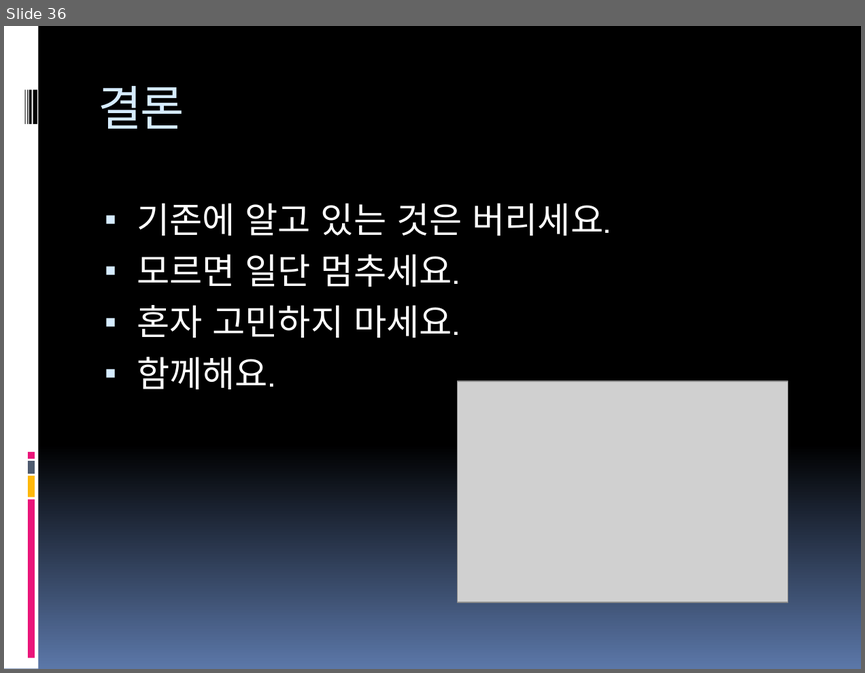
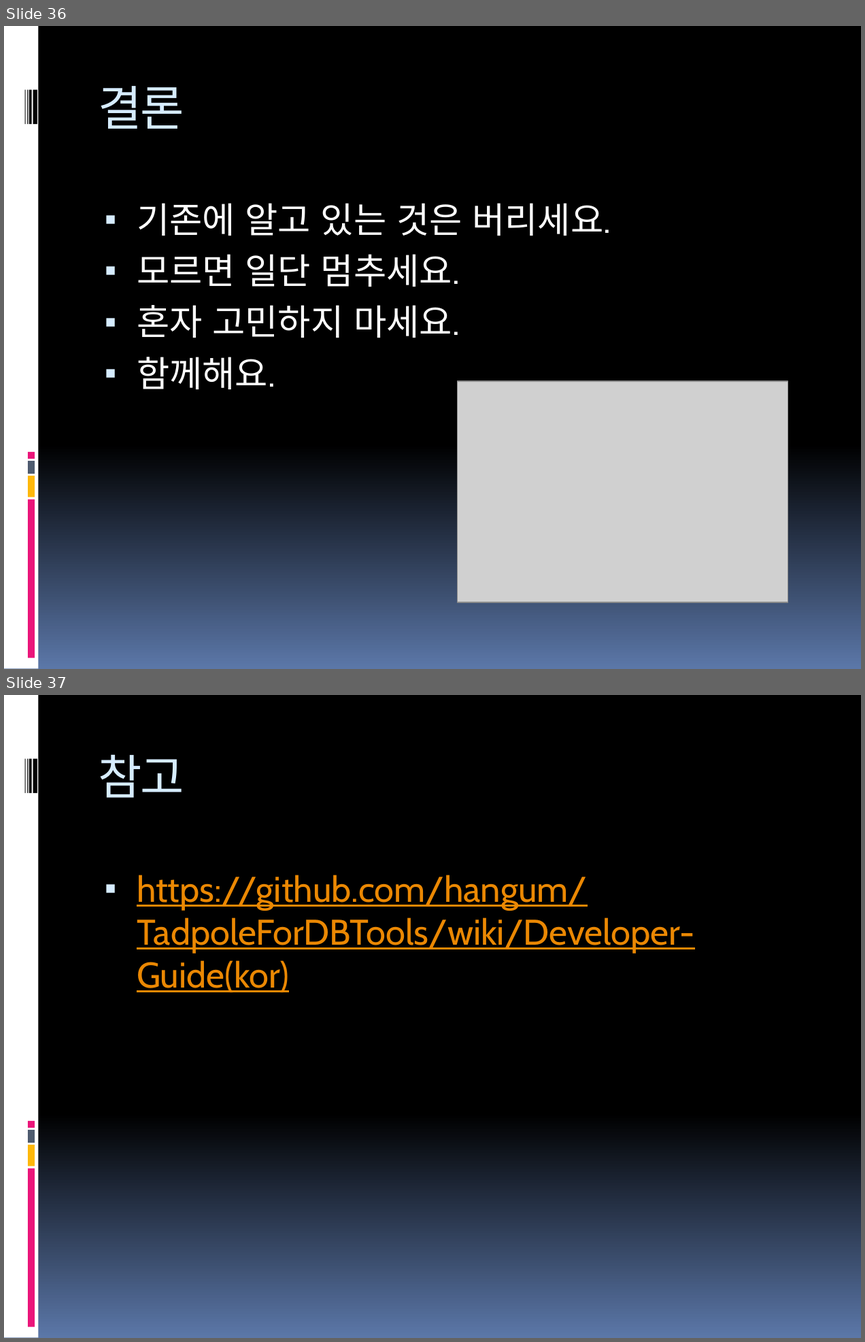
Before and after one commit to hangum/TadpoleForDBTools, a slide deck: targetProject/docs/올챙이로 살펴보는 Eclipse개발.pptx. Shown one above the other, each under a label of ours: slide 36 before the commit, slides 36 and 37 after it. The pictures are 865x673 and 865x1342 pixels, drawn with LibreOffice and Linux fonts; fonts in the diff are those of the drawing; grey boxes stand for pictures. Boxes give left, top, right and bottom in pixels: in the first picture for what was removed or moved away, otherwise in the second. Text is boxed around its words. In the diff, an @@ line names an element or a change of style, - is before the commit and + after.

```diff
--- a/targetProject/docs/올챙이로 살펴보는 Eclipse개발.pptx
+++ b/targetProject/docs/올챙이로 살펴보는 Eclipse개발.pptx
@@ slide 37 added at [4,695,861,1338], background gradient #000000 to #5B77A8; not listed: 9 template elements that a slide beside it also shows @@
@@ title added at [98,754,184,798], 40 pt, text #D6ECFF @@
+참고
@@ text added at [137,875,695,992], 30 pt, text #EB8803, underline @@
+▪ https://github.com/hangum/TadpoleForDBTools/wiki/Developer-Guide(kor)
```
Also in this commit, not shown: 2 slides changed.
